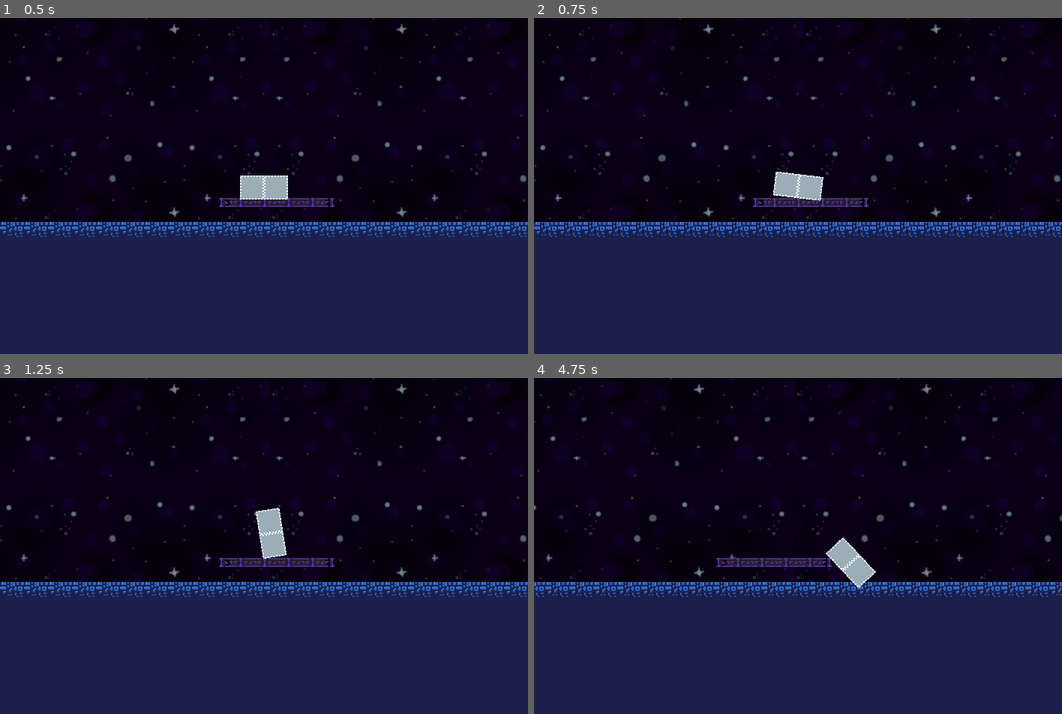
Above: before the commit, frames 1-4 (two rows, left to right).
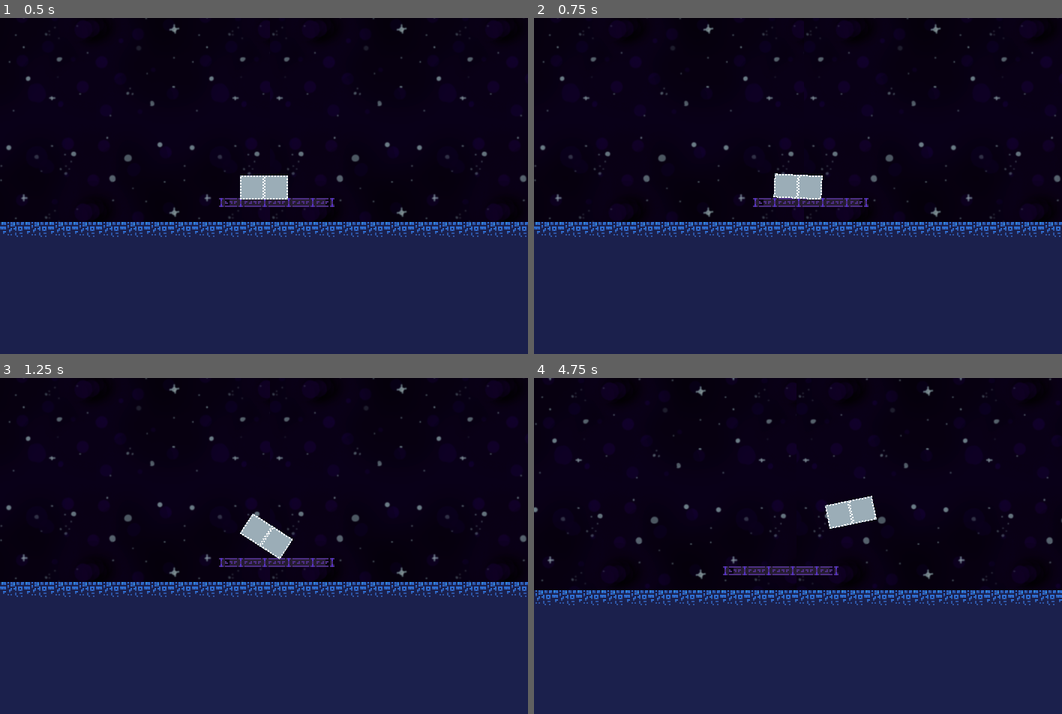
Above: after the commit, the same moments.

Repository: zio-penny/Lander
Game: Godot game, scene res://scenes/Main.tscn
Two runs of this game, one before a commit and one after it. Both use one fixed random seed, a clock stepped at 60 frames per second and the inputs below.
Inputs:
- Up to frame 1 (0.5 s): no input
- Up to frame 2 (0.75 s): tap Enter at 0.5 s; hold L (PitchRight) from 0.53 s (still down); hold W (Throttle) from 0.53 s (still down)
- Up to frame 3 (1.25 s): keep holding L (PitchRight); keep holding W (Throttle)
- Up to frame 4 (4.75 s): release L (PitchRight) at 1.28 s; release W (Throttle) at 1.28 s; hold K (PitchDown) 1.28-2.03 s; tap W (Throttle) at 1.35, 2.85, 4.35 s; hold L (PitchRight) 2.03-2.78 s; hold W (Throttle) 2.03-2.78 s; hold I (PitchUp) 2.78-3.53 s; hold W (Throttle) 3.53-4.28 s; hold J (PitchLeft) from 3.53 s (still down)

Frame 1 is identical in both runs. In frame 2, 0.1% of the frame differs, in the area x 45-55%, y 45-55%; in frame 3, 0.6%; in frame 4, 7.7%, in the area x 0-100%, y 0-68%.

Commit message:
changed rotation to direct torque with damping

Diff:
--- a/scripts/Lander.gd
+++ b/scripts/Lander.gd
@@ -11,6 +11,26 @@
 var _strafe:float
 var _pitchX:float # In radians
 var _pitchY:float # In radians
+
+@onready var _mainThruster:Node2D = $MainThruster
+@export var _mainThrusterLength:float = 32
+@export var _mainThrusterGEMultiplier:float = 4
+
+@onready var _downhruster:Node2D = $DownThruster
+@onready var _leftThruster:Node2D = $LeftThruster
+@onready var _rightThruster:Node2D = $RightThruster
+
+func _physics_process(delta):
+	var space_state = get_world_2d().direct_space_state
+
+	var mainThrusterQuery = PhysicsRayQueryParameters2D.create(_mainThruster.global_position, _mainThruster.global_position + Vector2(0, _mainThrusterLength).rotated(rotation))
+	var result = space_state.intersect_ray(mainThrusterQuery)
+
+	var ratio:float = 0.0
+
+	if result:
+		var d:Vector2 = result.position - _mainThruster.global_position
+		ratio = 1.0 - (d.length()/_mainThrusterLength)
 
 func _unhandled_input(event):
 	sleeping = false
@@ -44,14 +64,19 @@
 			if other is LandingPad:
 				pass
 
-	apply_central_force(Vector2.UP.rotated(rotation) * MainThrustPower * _throttle)
+
+
+	apply_central_force(Vector2.UP.rotated(rotation) * (MainThrustPower) * _throttle)
+
 	apply_central_force(Vector2.DOWN.rotated(rotation) * ManuThrustPower * _throttleDown)
 	apply_central_force(Vector2.RIGHT.rotated(rotation) * ManuThrustPower * _strafe)
 
-	var targetRotation:float = _pitchX * deg_to_rad(PitchRange)
-	var rotationDiff:float = targetRotation - rotation
-	var shortestAngle:float = fmod((rotationDiff + PI), (2 * PI)) - PI
+	# var targetRotation:float = _pitchX * deg_to_rad(PitchRange)
+	# var rotationDiff:float = targetRotation - rotation
+	# var shortestAngle:float = fmod((rotationDiff + PI), (2 * PI)) - PI
 	# var curveX:float = abs(rotationDiff) / PI
 
 	# apply_torque(shortestAngle * ManuThrustPower * RotationThrustPower - (angular_velocity * ManuThrustPower * RotationDampingMultiplier))
-	apply_torque(shortestAngle * ManuThrustPower * 32)
+	# apply_torque(shortestAngle * ManuThrustPower * 32)
+	apply_torque(_pitchX * ManuThrustPower * 16)
+	apply_torque(-(angular_velocity * ManuThrustPower * 4))
